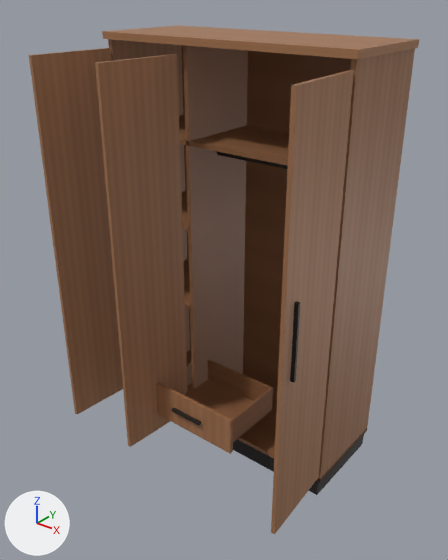
The glTF model wordpress/wp-content/uploads/3d/AXG-STR-021/model.glb as it was, and as the next commit left it.
Before and after are seen from a camera (50 mm lens) standing at (1.499, -2.029, 2.012) and looking at (0.024, -0.185, 0.869). The axes (+X, +Y, +Z) are drawn at lower left. The lights are the same throughout. The first picture is the older version. Both versions are drawn at frame 29 of the action 'DeSpace_OpenAll'; the numbers are the values there.

Script lines for the objects in view, before the commit:
```python
me_mesh_despace_door_hinge_l_1 = bpy.data.meshes.new('Mesh_DESPACE_DOOR_HINGE_L_1')
me_mesh_despace_door_hinge_l_1.from_pydata(...)  # 16 vertices, 24 faces; spans x 0.0..0.36, y -0.03..0.01, z -0.82..0.82
me_mesh_despace_door_hinge_l_1.materials.append(mat_m_despace_luxury_pbr)  # picture img_image_0
me_mesh_despace_door_hinge_r_3 = bpy.data.meshes.new('Mesh_DESPACE_DOOR_HINGE_R_3')
me_mesh_despace_door_hinge_r_3.from_pydata(...)  # 16 vertices, 24 faces; spans x -0.36..0.0, y -0.03..0.01, z -0.82..0.82
me_mesh_despace_door_hinge_r_3.materials.append(mat_m_despace_luxury_pbr)  # picture img_image_0
me_mesh_despace_drawer_1 = bpy.data.meshes.new('Mesh_DESPACE_DRAWER_1')
me_mesh_despace_drawer_1.from_pydata(...)  # 40 vertices, 72 faces; spans x -0.239..0.239, y -0.025..0.335, z -0.086..0.086
me_mesh_despace_drawer_1.materials.append(mat_m_despace_luxury_pbr)  # picture img_image_0
ob_despace_door_hinge_l_1 = bpy.data.objects.new('DESPACE_DOOR_HINGE_L_1', me_mesh_despace_door_hinge_l_1)
ob_despace_door_hinge_l_1.parent = ob_despace_productroot
ob_despace_door_hinge_l_1.location = (-0.552, -0.217, 0.937)
ob_despace_door_hinge_l_1.rotation_euler = (0.0, 0.0, -1.64)  # degrees (0, 0, -94)
ob_despace_door_hinge_r_3 = bpy.data.objects.new('DESPACE_DOOR_HINGE_R_3', me_mesh_despace_door_hinge_r_3)
ob_despace_door_hinge_r_3.parent = ob_despace_productroot
ob_despace_door_hinge_r_3.location = (0.552, -0.217, 0.937)
ob_despace_door_hinge_r_3.rotation_euler = (0.0, 0.0, 1.64)  # degrees (0, 0, 94)
ob_despace_drawer_1 = bpy.data.objects.new('DESPACE_DRAWER_1', me_mesh_despace_drawer_1)
ob_despace_drawer_1.parent = ob_despace_productroot
ob_despace_drawer_1.location = (0.0, -0.403, 0.287)
# also in view: 'Carcass' at (0.0, 0.0, 0.91); 'DESPACE_DOOR_HINGE_L_2' at (-0.202, -0.399, 0.937)
```
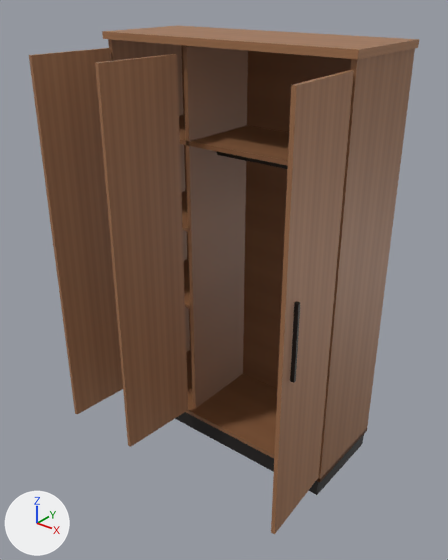
Edits to the bpy script that builds the scene:
```text
Remove ob_despace_drawer_1:
    ob_despace_drawer_1 = bpy.data.objects.new('DESPACE_DRAWER_1', me_mesh_despace_drawer_1)
    ob_despace_drawer_1.parent = ob_despace_productroot
    ob_despace_drawer_1.location = (0.0, -0.403, 0.287)
```

Changed parts and their boxes (x1, y1, x2, y2) in the pictures (448 x 560 px):
'DESPACE_DRAWER_1', deleted (brown)
    before: (156, 359, 273, 454)
